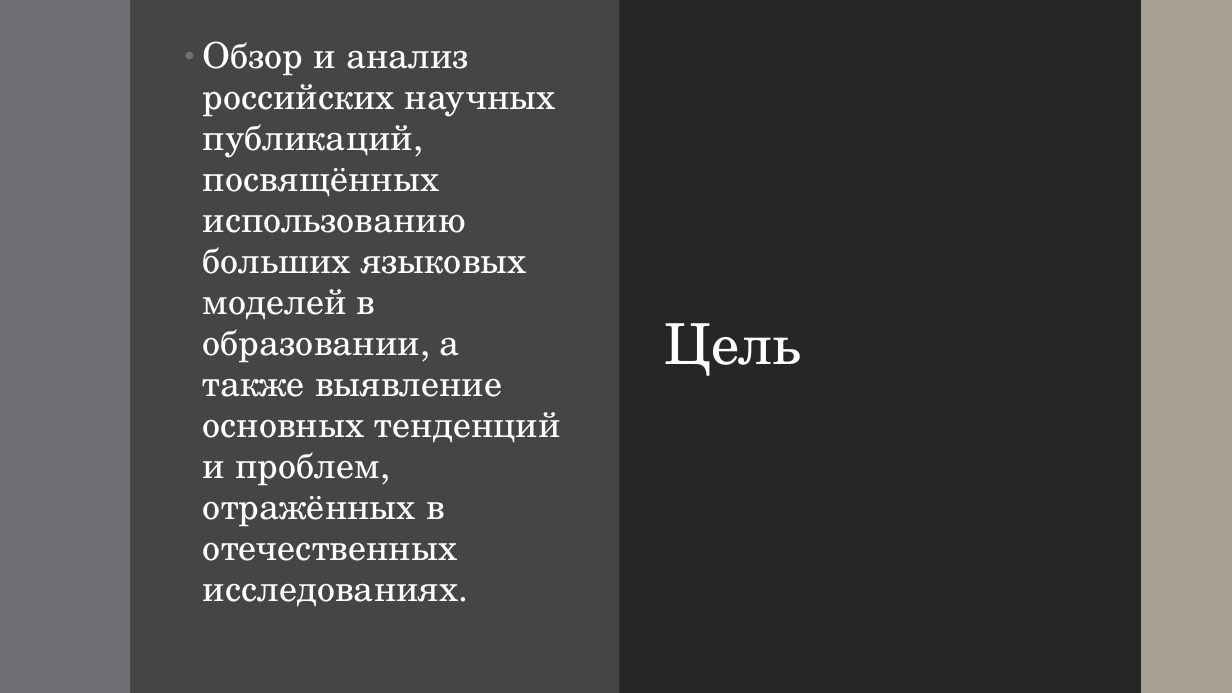
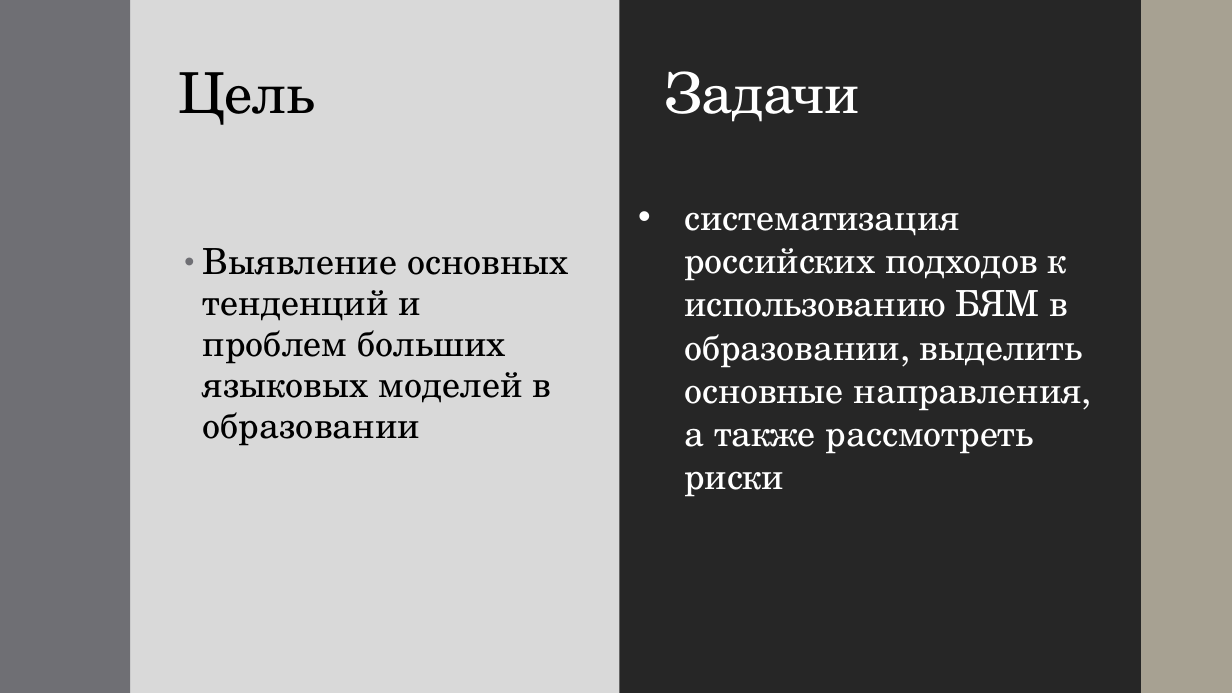
Before and after one commit to AknasMacefg/ITiABD, a slide deck: slide 3 of Курс 3/УНС/ИД23-1_Маслов_АН_УНС.pptx. Drawn at 1232x693 pixels with LibreOffice and Linux fonts; fonts in the diff are those of the drawing. Boxes give left, top, right and bottom in pixels: in the first picture for what was removed or moved away, otherwise in the second. Text is boxed around its words. In the diff, an @@ line names an element or a change of style, - is before the commit and + after.

```diff
--- a/Курс 3/УНС/ИД23-1_Маслов_АН_УНС.pptx
+++ b/Курс 3/УНС/ИД23-1_Маслов_АН_УНС.pptx
@@ background #454545 to #D9D9D9 @@
@@ title "Цель": place and size @@
-title "Цель" at box(665, 323, 800, 376)
+title "Цель" at box(178, 72, 313, 125)
@@ title "Цель" at box(178, 72, 313, 125): text colour #FFFFFF to #000000 @@
@@ text added at box(664, 71, 859, 122), 44 pt, text #FFFFFF @@
+Задачи
@@ text added at box(684, 212, 1082, 497), 28 pt, text #FFFFFF @@
+• систематизация российских подходов к использованию БЯМ в образовании, выделить основные направления, а также рассмотреть риски
@@ text at box(203, 248, 569, 446): text changed; text colour #FFFFFF to #000000 @@
-• Обзор и анализ российских научных публикаций, посвящённых использованию больших языковых моделей в образовании, а также выявление основных тенденций и проблем, отражённых в отечественных исследованиях.
+• Выявление основных тенденций и проблем больших языковых моделей в образовании
```
Also in this commit, not shown: 4 other slides changed, 4 slides added, 1 slide removed.
